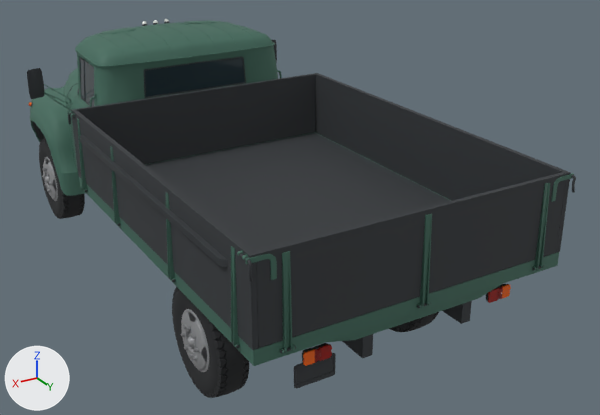
One commit to the glTF model public/models/gtav/zil130.glb: the scene before it, then after it.
Before and after are seen from a camera (50 mm lens) standing at (3.51, 7.52, 3.59) and looking at (-0.65, 0.59, 0.13). Every picture has the same lights, and +X, +Y and +Z are marked at lower left. The first picture is the older version. Where no turn or scale is listed for an object, it has been applied to the vertices.

Names of what the first picture shows: 'chassis_trim', 'chassisbody', 'glass', 'wheel_fl', 'wheel_rl' and 5 more.
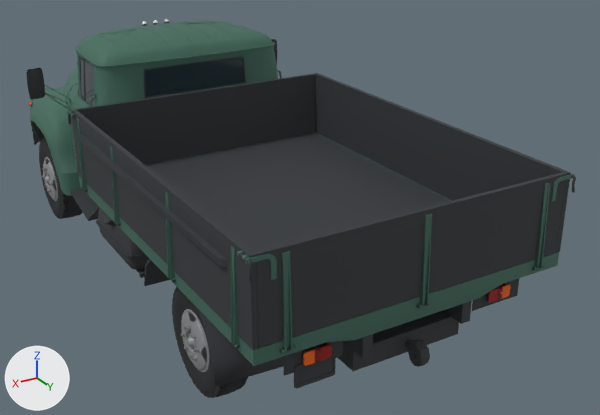
The change, as JSON lines over the scene's bpy script:
```json
{"op": "add", "block": "me_interior", "code": ["me_interior = bpy.data.meshes.new('interior')", "me_interior.from_pydata(...)  # 20560 vertices, 36773 faces; spans x -1.53..1.53, y -3.48..3.48, z -0.99..0.99", "me_interior.materials.append(mat_car_trim)  # dark grey #35383c"]}
{"op": "add", "block": "ob_interior", "code": ["ob_interior = bpy.data.objects.new('interior', me_interior)", "ob_interior.location = (0.0, 0.01, 0.793)"]}
```

Pixel boxes (x1, y1, x2, y2) of what changed, in the pictures (600 x 415 px):
```json
{"object": "interior", "change": "added", "after": [27, 22, 519, 386], "on screen": "mostly hidden"}
```
